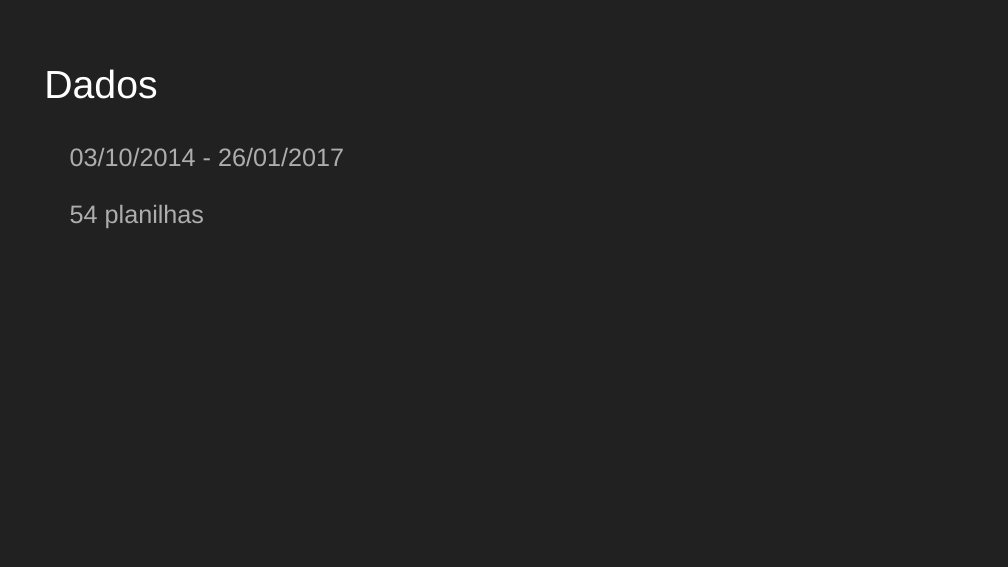
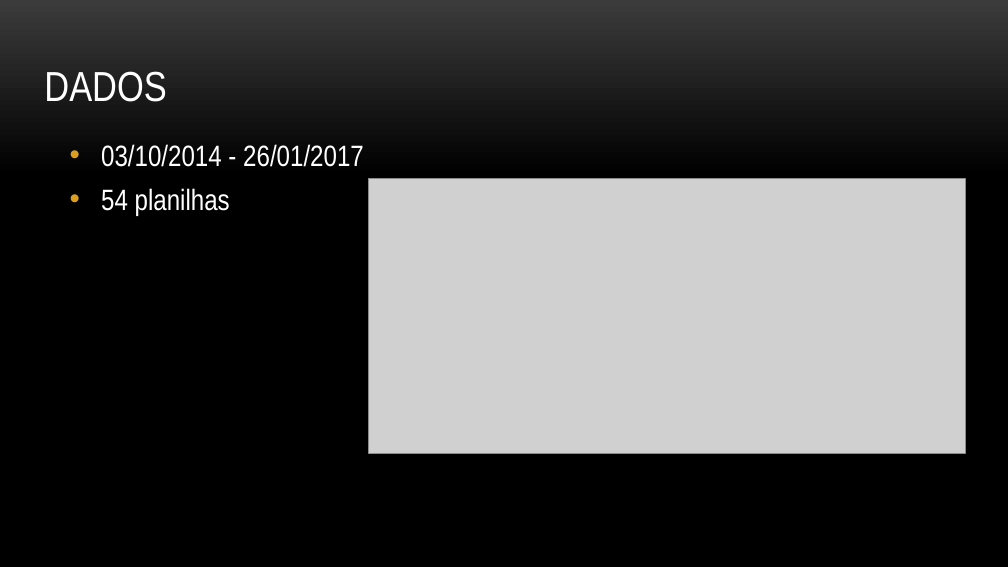
Before and after one commit to rrbarioni/BatVis-visualizacao-2017-1, a slide deck: slide 6 of files/Apresentacao_BatVis.pptx (slide 5 before the commit). Drawn at 1008x567 pixels with LibreOffice and Linux fonts; fonts in the diff are those of the drawing; grey boxes stand for pictures; background and template pictures are left out. Boxes give left, top, right and bottom in pixels: in the first picture for what was removed or moved away, otherwise in the second. Text is boxed around its words. In the diff, an @@ line names an element or a change of style, - is before the commit and + after.

```diff
--- a/files/Apresentacao_BatVis.pptx
+++ b/files/Apresentacao_BatVis.pptx
@@ background #212121 to picture (left out) @@
@@ title at box(44, 71, 166, 102): text changed; size 28 to 30 pt; font Arial to Arial Narrow @@
-Dados
+DADOS
@@ text "03/10/2014 - 26/01/2017" at box(101, 144, 364, 215): size 18 to 21 pt, font Arial to Arial Narrow, text colour #ADADAD to #FFFFFF; bullet none to •; line spacing 1.15 to 1; less space between paragraphs @@
@@ picture added at box(368, 178, 965, 453) @@
```
Also in this commit, not shown: 7 other slides changed, 2 slides added, 1 slide removed, 1 other file.
